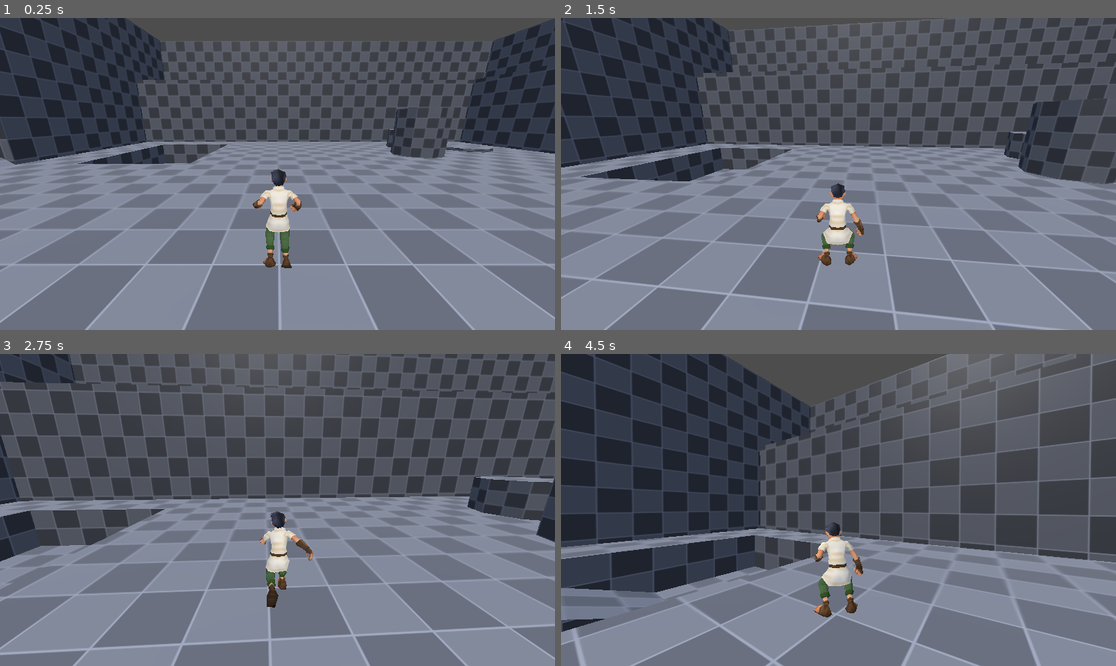
Above: before the commit, frames 1-4 (two rows, left to right).
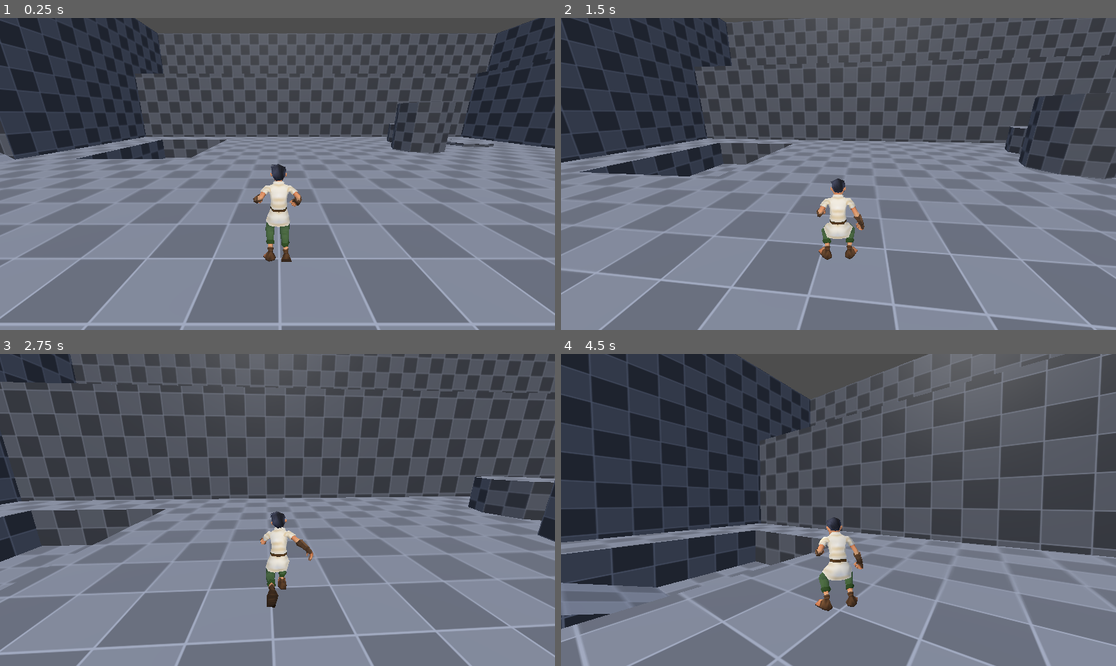
Above: after the commit, the same moments.

Repository: Gericault/3DCharacterController
Game: Godot game, scene res://scenes/csg_box_3d.tscn
Same seed, same stepped clock (60 frames per second), same inputs: the game is played once before the commit and once after it.
Inputs (mouse positions are in pixels of both pictures, inside the frame that each line leads up to):
- Up to frame 1 (0.25 s): no input
- Up to frame 2 (1.5 s): tap Enter at 0.5 s; move the mouse to (866, 174) at 0.52 s; hold Space (jump) 0.53-1.28 s; hold W (move_forward) from 0.53 s (still down); click (866, 174) at 0.67 s; move the mouse to (810, 174) at 1.27 s; tap Shift (sprint) at 1.35 s
- Up to frame 3 (2.75 s): keep holding W (move_forward); tap Space (jump) at 1.52, 1.55, 1.82, 2.3 s; move the mouse to (288, 503) at 2.02 s; hold Tab (tab) from 2.03 s (still down)
- Up to frame 4 (4.5 s): release W (move_forward) at 2.75 s; release Tab (tab) at 2.75 s; drag from (810, 572) to (672, 463) at 2.77 s; move the mouse to (1005, 556) at 3.52 s; hold A (move_left) 3.53-4.25 s; hold Space (jump) 3.53-4.25 s; tap Z at 3.6 s; drag from (672, 463) to (755, 432) at 4.27 s

The runs differ from the first frame. In frame 1, 30% of the frame differs, in the area x 0-100%, y 0-100%; in frame 2, 31%; in frame 3, 2.8%; in frame 4, 26%.

Commit message:
Fall camera kickback
tween camera offset proportional to clamp(fall time squared)
lamba func to reset camera on tween.fin callback
offset.h is random - consider FastNoiseLite.new() for a smooth effect prn

kept camera effect off process phys function, may have to lerp physics project setting for jitter or pass delta

Diff:
--- a/components/state_machine/states/falling.gd
+++ b/components/state_machine/states/falling.gd
@@ -3,17 +3,21 @@
 @onready var stats: PlayerStats
 
 @export var state_machine: StateMachine
+var falling_timer : float = 0.0
+var _falling_kickback_duration : float = 0.1
 
 func enter() -> void:
 	parent.animation_tree.travel("freehand_fall", parent.ANIM_BLEND_SPEED * 2)
 	stats = parent.player_stats
-
+	falling_timer = 0.0
 
 func exit() -> void:
 	parent.momentum = Vector3.ZERO
+	parent.camera.trigger_landing_kickback((falling_timer * falling_timer), _falling_kickback_duration)
 
 func physics_process(_delta: float, input: InputPackage) -> String:
 	#keeping seperate to below if/else so I don't duplicate this signal
+	falling_timer =+ _delta
 	if parent.is_on_floor():
 		#signal landed
 		pass
--- a/data/player/player_stats.tres
+++ b/data/player/player_stats.tres
@@ -7,5 +7,5 @@
 jump_height = 12.0
 jump_time_to_peak = 1.1
 jump_time_to_descent = 0.6
-air_control = 0.6
+air_control = 0.3
 metadata/_custom_type_script = "uid://bvrnca78i3ai4"
--- a/scenes/camera_rig/camera_rig.gd
+++ b/scenes/camera_rig/camera_rig.gd
@@ -8,6 +8,12 @@
 @export var turn_rate: float = 200.0
 @export var mouse_sensitivity: float = 0.12
 @export var target: CharacterBody3D
+
+@export_group("kickback")
+@export var enable_kickback : bool = true
+var _screen_shake_tween : Tween
+const MAX_SCREEN_SHAKE : float = 0.5
+const MIN_SCREEN_SHAKE : float = 0.05
 
 var mouse_input: Vector2 = Vector2()
 
@@ -35,6 +41,24 @@
 		#here you can physics lerp to remove jitter
 		position = target.position + INITIAL_POSITION_OFFSET
 
-func landing_kickback() -> void:
-	#consider fall time in delta as a arg
-	pass
+func trigger_landing_kickback(amount: float, time: float) -> void:
+	if _screen_shake_tween:
+		_screen_shake_tween.kill()
+
+	_screen_shake_tween = create_tween()
+
+	# anon function to reset camera to 0 in 0.1 seconds
+	_screen_shake_tween.finished.connect(func():
+		var reset_tween = create_tween()
+		# Duration: 0.15 seconds (adjust for desired speed)
+		reset_tween.tween_property(camera, "h_offset", 0.0, 0.10).set_ease(Tween.EASE_OUT)
+		reset_tween.tween_property(camera, "rotation:x", 0.0, 0.10).set_ease(Tween.EASE_OUT)
+	)
+
+	_screen_shake_tween.tween_method(update_screen_shake.bind(amount), 0.0, -0.5, time).set_ease(Tween.EASE_OUT)
+
+func update_screen_shake(alpha: float, amount:float) -> void:
+	amount = remap(amount, 0.0, 1.0 , MIN_SCREEN_SHAKE, MAX_SCREEN_SHAKE)
+	var current_shake_amount = amount * (1.0 -alpha)
+	camera.h_offset = randf_range(-current_shake_amount, current_shake_amount)
+	camera.rotation.x = sin(amount * alpha)
--- a/scenes/player/player.gd
+++ b/scenes/player/player.gd
@@ -12,8 +12,8 @@
 
 #used to calculate jumps within given paramters in stats - see projectile motion - f(x) = (ax*2) + bc + c
 @onready var jump_velocity: float = ((2.0 * player_stats.jump_height) / player_stats.jump_time_to_peak)
-@onready var jump_gravity: float = (-2.0 * player_stats.jump_height) / (player_stats.jump_time_to_peak * player_stats.jump_time_to_peak)
-@onready var fall_gravity: float = (-2.0 * player_stats.jump_height) / (player_stats.jump_time_to_descent * player_stats.jump_time_to_descent)
+@onready var jump_gravity: float = ((-2.0 * player_stats.jump_height) / (player_stats.jump_time_to_peak * player_stats.jump_time_to_peak))
+@onready var fall_gravity: float = ((-2.0 * player_stats.jump_height) / (player_stats.jump_time_to_descent * player_stats.jump_time_to_descent))
 
 ## use to snapshot movement direction
 var momentum: Vector3
@@ -34,8 +34,6 @@
 
 func _physics_process(delta: float) -> void:
 	state_machine.physics_process(delta)
-
-	#apply gravity - consider moving to jumping/falling only
 	velocity.y += get_jump_gravity() * delta
 
 func get_jump_gravity() -> float:
@@ -72,7 +70,6 @@
 		velocity.x = move_toward(velocity.x, 0, player_stats.deceleration_rate)
 		velocity.z = move_toward(velocity.z, 0, player_stats.deceleration_rate)
 
-	#parent.move_and_slide()
 	turn_to(direction, turn_speed)
 	move_and_slide()
 
